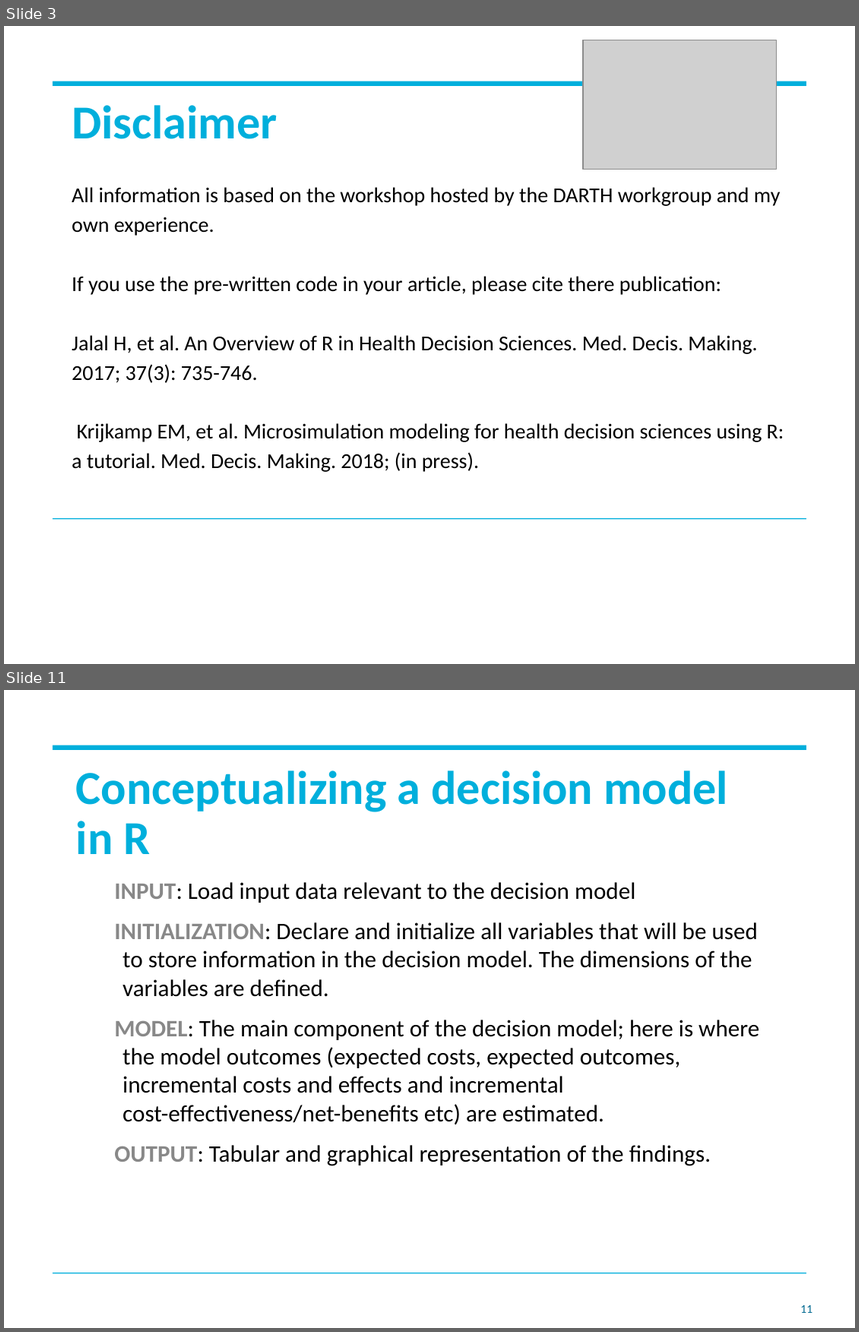
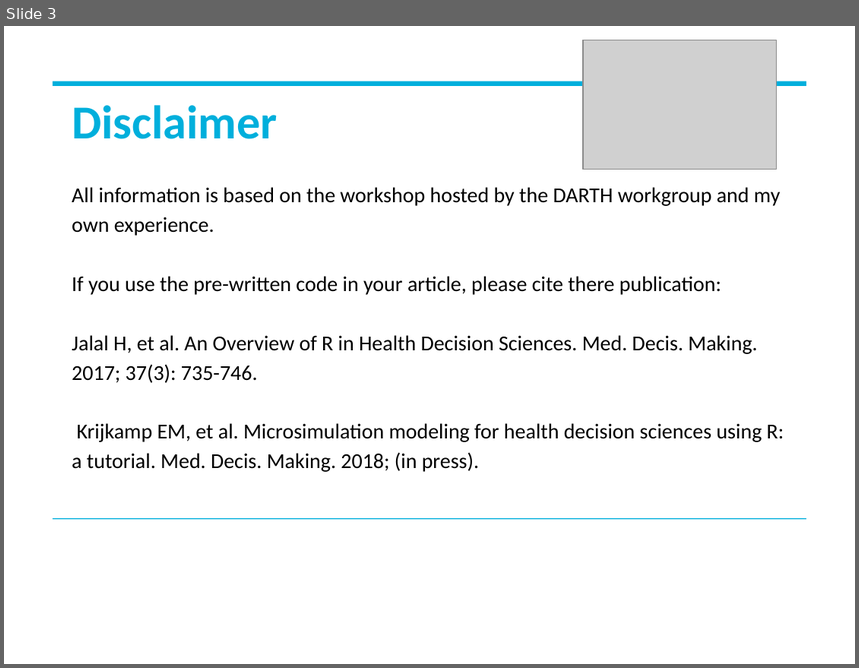
Before and after one commit to StanWijn/DMIG, a slide deck: R software in decision modelling - Part 2.pptx. Shown one above the other, each under a label of ours: slides 3 and 11 before the commit, slide 3 after it; the slides between them are not shown. The pictures are 859x1332 and 859x668 pixels, drawn with LibreOffice and Linux fonts; fonts in the diff are those of the drawing; grey boxes stand for pictures; background and template pictures are left out. Boxes give left, top, right and bottom in pixels: in the first picture for what was removed or moved away, otherwise in the second. Text is boxed around its words. In the diff, an @@ line names an element or a change of style, - is before the commit and + after.

```diff
--- a/R software in decision modelling - Part 2.pptx
+++ b/R software in decision modelling - Part 2.pptx
@@ slide 11 removed at <box>4,690,855,1328</box>, background #FFFFFF; not listed: 1 template element that a slide beside it also shows @@
@@ title removed at <box>76,771,728,854</box> @@
-Conceptualizing a decision model in R
@@ text removed at <box>114,882,759,1167</box> @@
-INPUT: Load input data relevant to the decision model
-INITIALIZATION: Declare and initialize all variables that will be used to store information in the decision model. The dimensions of the variables are defined.
-MODEL: The main component of the decision model; here is where the model outcomes (expected costs, expected outcomes, incremental costs and effects and incremental cost-effectiveness/net-benefits etc) are estimated.
-OUTPUT: Tabular and graphical representation of the findings.
@@ rectangle removed at <box>53,1273,807,1274</box> @@
@@ page number removed at <box>800,1306,813,1313</box> @@
-11
```
Also in this commit, not shown: 7 slides changed, 15 slides added, 25 other slides removed, 4 other files.
